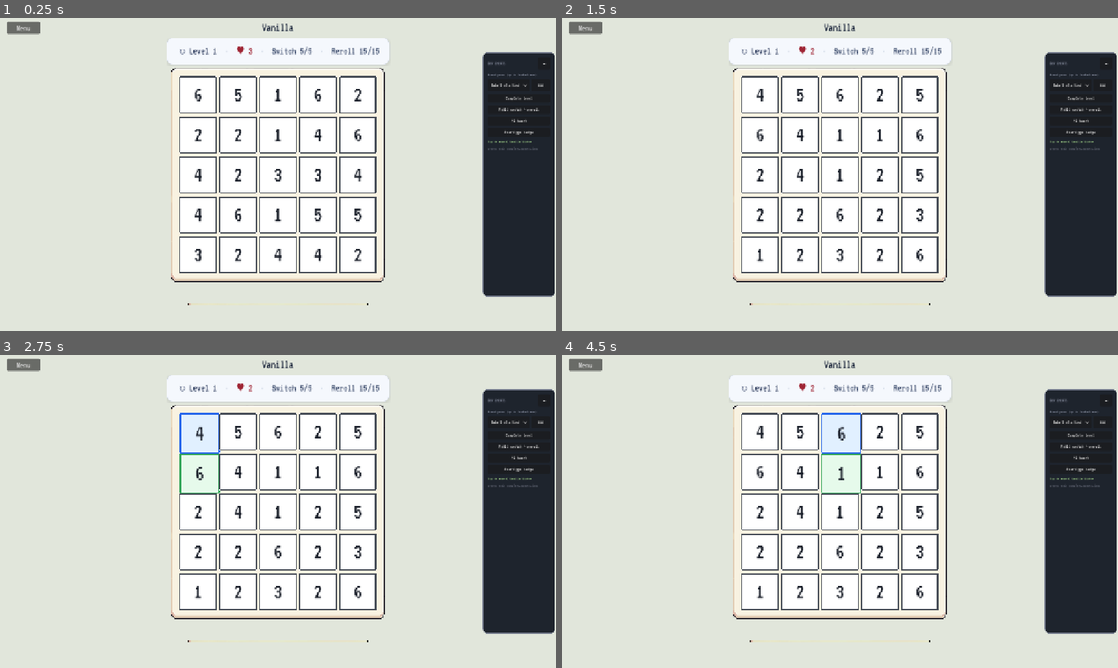
Above: before the commit, frames 1-4 (two rows, left to right).
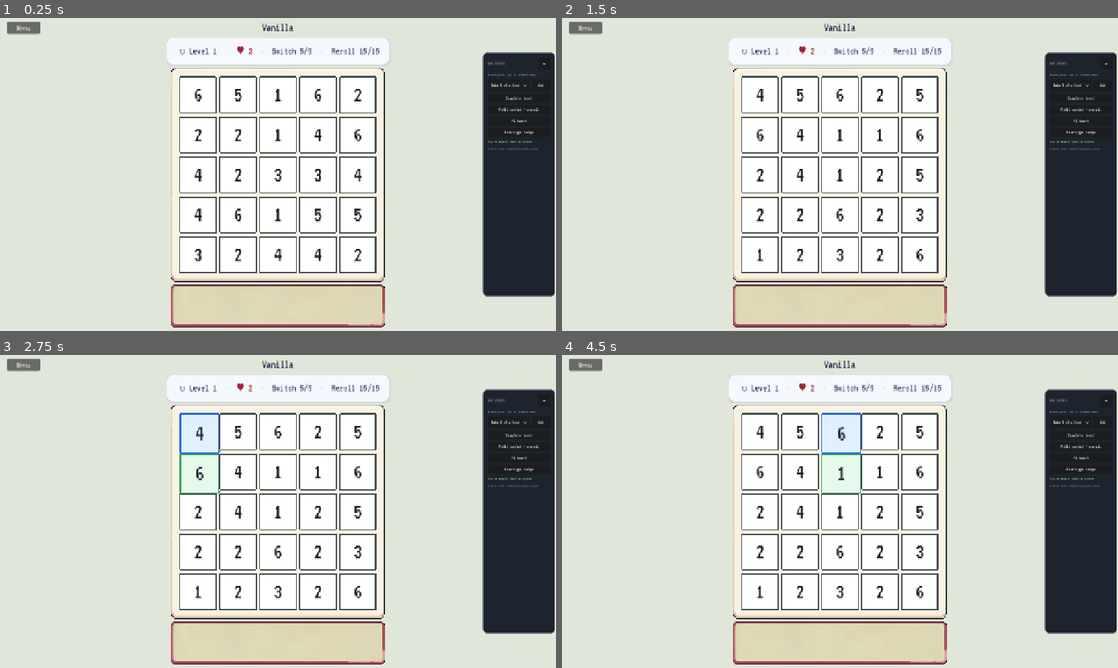
Above: after the commit, the same moments.

Repository: ming33333/Alea-Godot
Game: Godot game, scene res://scenes/game.tscn
Same seed, same stepped clock (60 frames per second), same inputs: the game is played once before the commit and once after it. This scene is started directly instead of the project's main scene. Video files are missing from this copy of the repository; at most half a second of black plays in their place. Sound files missing from this copy of the repository are replaced by a short silence.
Inputs (mouse positions are in pixels of both pictures, inside the frame that each line leads up to):
- Up to frame 1 (0.25 s): no input
- Up to frame 2 (1.5 s): click "↻" at 0.5 s; click "Restart (−1 ♥)" at 1.25 s
- Up to frame 3 (2.75 s): click (200, 430) at 2 s
- Up to frame 4 (4.5 s): click (801, 430) at 2.77 s; click (801, 433) at 3.52 s; click (840, 430) at 4.27 s

The runs differ from the first frame. In frame 1, 5.0% of the frame differs, in the area x 30-70%, y 85-99%; in frame 2, 5.0%; in frame 3, 5.0%; in frame 4, 5.0%.

Commit message:
update main menu layout and add power up board image

Diff:
--- a/scenes/game.tscn
+++ b/scenes/game.tscn
@@ -1,11 +1,16 @@
-[gd_scene load_steps=7 format=3 uid="uid://c8k2gameplaceholder"]
+[gd_scene load_steps=9 format=3 uid="uid://c8k2gameplaceholder"]
 
 [ext_resource type="Script" path="res://scripts/game.gd" id="1_game"]
 [ext_resource type="Texture2D" path="res://assets/textures/dice_board.png" id="2_board"]
+[ext_resource type="Texture2D" path="res://assets/textures/powerup_board.png" id="3_powerup"]
 
 [sub_resource type="AtlasTexture" id="AtlasTexture_dice_board_tile"]
 atlas = ExtResource("2_board")
 region = Rect2(124, 130, 264, 258)
+
+[sub_resource type="AtlasTexture" id="AtlasTexture_powerup_board_tile"]
+atlas = ExtResource("3_powerup")
+region = Rect2(39, 98, 178, 60)
 
 [sub_resource type="StyleBoxFlat" id="StyleBoxFlat_modal_card"]
 bg_color = Color(1, 1, 1, 1)
@@ -261,15 +266,35 @@
 theme_override_constants/v_separation = 6
 columns = 5
 
-[node name="PowerDock" type="PanelContainer" parent="Margin/VBox/Center/BoardColumn"]
+[node name="PowerDock" type="Control" parent="Margin/VBox/Center/BoardColumn"]
 unique_name_in_owner = true
 layout_mode = 2
 custom_minimum_size = Vector2(501, 100)
 size_flags_horizontal = 4
 
+[node name="PowerBackdrop" type="NinePatchRect" parent="Margin/VBox/Center/BoardColumn/PowerDock"]
+unique_name_in_owner = true
+layout_mode = 1
+anchors_preset = 15
+anchor_right = 1.0
+anchor_bottom = 1.0
+grow_horizontal = 2
+grow_vertical = 2
+mouse_filter = 2
+texture = SubResource("AtlasTexture_powerup_board_tile")
+texture_filter = 0
+patch_margin_left = 35
+patch_margin_top = 14
+patch_margin_right = 35
+patch_margin_bottom = 16
+
 [node name="DockMargin" type="MarginContainer" parent="Margin/VBox/Center/BoardColumn/PowerDock"]
-layout_mode = 2
-size_flags_vertical = 3
+layout_mode = 1
+anchors_preset = 15
+anchor_right = 1.0
+anchor_bottom = 1.0
+grow_horizontal = 2
+grow_vertical = 2
 theme_override_constants/margin_left = 4
 theme_override_constants/margin_top = 2
 theme_override_constants/margin_right = 4
--- a/scenes/main_menu.tscn
+++ b/scenes/main_menu.tscn
@@ -132,44 +132,64 @@
 theme_override_constants/margin_right = 16
 theme_override_constants/margin_bottom = 12
 
-[node name="VBox" type="VBoxContainer" parent="Margin"]
-layout_mode = 2
-theme_override_constants/separation = 8
-
-[node name="Header" type="HBoxContainer" parent="Margin/VBox"]
-layout_mode = 2
-theme_override_constants/separation = 12
-
-[node name="TitleColumn" type="VBoxContainer" parent="Margin/VBox/Header"]
-layout_mode = 2
-size_flags_horizontal = 0
+[node name="TitleBlock" type="CenterContainer" parent="."]
+z_index = 3
+layout_mode = 1
+anchors_preset = 10
+anchor_right = 1.0
+offset_top = 12.0
+grow_horizontal = 2
+mouse_filter = 2
+
+[node name="Title" type="Label" parent="TitleBlock"]
+layout_mode = 2
+theme_override_font_sizes/font_size = 64
+text = "Alea"
+horizontal_alignment = 1
+
+[node name="BadgeBlock" type="VBoxContainer" parent="."]
+z_index = 4
+layout_mode = 1
+anchors_preset = 2
+anchor_top = 1.0
+anchor_bottom = 1.0
+offset_left = 16.0
+offset_bottom = -16.0
+grow_vertical = 0
 theme_override_constants/separation = 6
 alignment = 0
 
-[node name="Title" type="Label" parent="Margin/VBox/Header/TitleColumn"]
-layout_mode = 2
-theme_override_font_sizes/font_size = 32
-text = "Alea"
-
-[node name="BadgesRow" type="VBoxContainer" parent="Margin/VBox/Header/TitleColumn"]
+[node name="BadgesRow" type="HBoxContainer" parent="BadgeBlock"]
 unique_name_in_owner = true
 layout_mode = 2
 theme_override_constants/separation = 6
 alignment = 0
 
-[node name="HeaderSpacer" type="Control" parent="Margin/VBox/Header"]
-layout_mode = 2
-size_flags_horizontal = 3
-
-[node name="ChampionBadge" type="Label" parent="Margin/VBox/Header"]
+[node name="ChampionBadge" type="Label" parent="BadgeBlock"]
 unique_name_in_owner = true
 visible = false
 layout_mode = 2
 text = "👑 Champion"
 
-[node name="SettingsBtn" type="Button" parent="Margin/VBox/Header"]
-layout_mode = 2
+[node name="SettingsBtn" type="Button" parent="."]
+z_index = 4
+layout_mode = 1
+anchors_preset = 3
+anchor_left = 1.0
+anchor_top = 1.0
+anchor_right = 1.0
+anchor_bottom = 1.0
+offset_left = -120.0
+offset_top = -52.0
+offset_right = -16.0
+offset_bottom = -16.0
+grow_horizontal = 0
+grow_vertical = 0
 text = "Settings"
+
+[node name="VBox" type="VBoxContainer" parent="Margin"]
+layout_mode = 2
+theme_override_constants/separation = 8
 
 [node name="ChampionshipBtn" type="Button" parent="Margin/VBox"]
 unique_name_in_owner = true
@@ -271,6 +291,6 @@
 layout_mode = 2
 text = "Continue"
 
-[connection signal="pressed" from="Margin/VBox/Header/SettingsBtn" to="." method="_on_settings_pressed"]
+[connection signal="pressed" from="SettingsBtn" to="." method="_on_settings_pressed"]
 [connection signal="pressed" from="Margin/VBox/ChampionshipBtn" to="." method="_on_championship_pressed"]
 [connection signal="pressed" from="ChampionCelebration/VBox/Ok" to="." method="_on_celebration_dismiss"]
--- a/scripts/game.gd
+++ b/scripts/game.gd
@@ -14,7 +14,8 @@
 @onready var grid_board: Control = %GridBoard
 @onready var board_backdrop: NinePatchRect = %BoardBackdrop
 @onready var board_margin: MarginContainer = %BoardMargin
-@onready var power_dock: PanelContainer = %PowerDock
+@onready var power_dock: Control = %PowerDock
+@onready var power_backdrop: NinePatchRect = %PowerBackdrop
 @onready var power_bar: HBoxContainer = %PowerBar
 @onready var power_hint: VBoxContainer = %PowerHint
 @onready var power_hint_label: Label = %PowerHintLabel
@@ -74,6 +75,10 @@
 const REF_BOARD_INSET := 21.0
 const REF_POWER_CHIP := 62.0
 const REF_POWER_BAR_SEP := 10.0
+const REF_POWER_PATCH_LEFT := 35.0
+const REF_POWER_PATCH_TOP := 14.0
+const REF_POWER_PATCH_RIGHT := 35.0
+const REF_POWER_PATCH_BOTTOM := 16.0
 
 var _board_size: float = REF_BOARD_SIZE
 var _power_chip_size: int = int(REF_POWER_CHIP)
@@ -329,7 +334,11 @@
 		grid_container.add_theme_constant_override("v_separation", grid_sep)
 	if power_dock:
 		power_dock.custom_minimum_size = Vector2(board_px, power_h)
-		power_dock.add_theme_stylebox_override("panel", _make_power_board_style(layout_scale))
+	if power_backdrop:
+		power_backdrop.patch_margin_left = int(round(REF_POWER_PATCH_LEFT * layout_scale))
+		power_backdrop.patch_margin_top = int(round(REF_POWER_PATCH_TOP * layout_scale))
+		power_backdrop.patch_margin_right = int(round(REF_POWER_PATCH_RIGHT * layout_scale))
+		power_backdrop.patch_margin_bottom = int(round(REF_POWER_PATCH_BOTTOM * layout_scale))
 	if power_bar:
 		power_bar.add_theme_constant_override("separation", power_bar_sep)
 
@@ -360,20 +369,6 @@
 	for child in power_bar.get_children():
 		if child is PowerDieButton:
 			(child as PowerDieButton).set_chip_size(_power_chip_size)
-
-
-func _make_power_board_style(layout_scale: float) -> StyleBoxTexture:
-	var tex: Texture2D = load("res://assets/textures/powerup_board.png") as Texture2D
-	var box := StyleBoxTexture.new()
-	box.texture = tex
-	box.texture_margin_left = int(round(40.0 * layout_scale))
-	box.texture_margin_top = int(round(40.0 * layout_scale))
-	box.texture_margin_right = int(round(40.0 * layout_scale))
-	box.texture_margin_bottom = int(round(48.0 * layout_scale))
-	box.axis_stretch_horizontal = StyleBoxTexture.AXIS_STRETCH_MODE_STRETCH
-	box.axis_stretch_vertical = StyleBoxTexture.AXIS_STRETCH_MODE_STRETCH
-	box.set_content_margin_all(maxi(8, int(round(18.0 * layout_scale))))
-	return box
 
 
 func _power_short_label(power_type: String, def: Dictionary) -> String:
--- a/scripts/main_menu.gd
+++ b/scripts/main_menu.gd
@@ -23,7 +23,7 @@
 
 @onready var map_area: Control = %MapArea
 @onready var deck_pillars: HBoxContainer = %DeckPillars
-@onready var badges_row: VBoxContainer = %BadgesRow
+@onready var badges_row: HBoxContainer = %BadgesRow
 @onready var championship_btn: Button = %ChampionshipBtn
 @onready var champion_badge: Label = %ChampionBadge
 @onready var celebration: PanelContainer = %ChampionCelebration
Binary file changed: assets/textures/powerup_board.png
